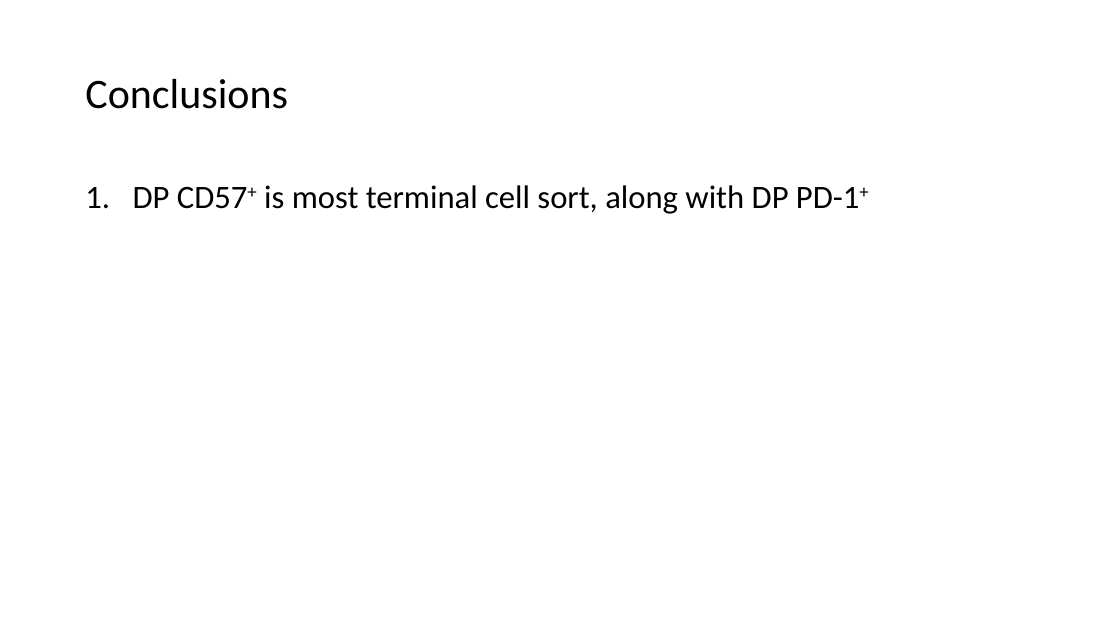
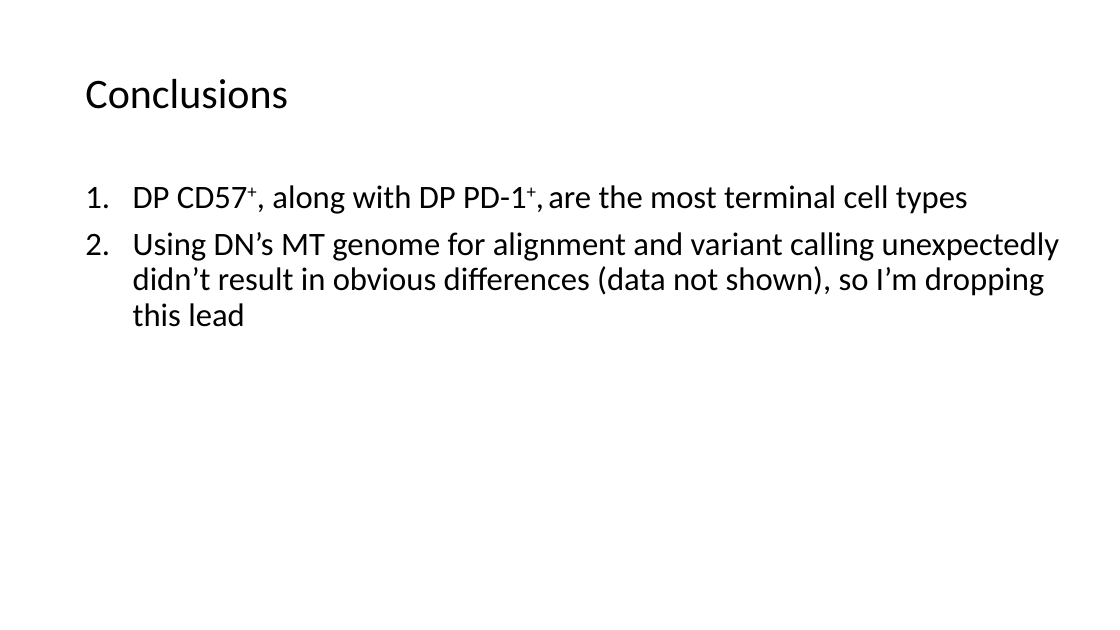
Before and after one commit to tybottorff/bottorffdocs, a slide deck: slide 8 of presentations/weekly_meetings/7_11_24.pptx. Drawn at 1120x630 pixels with LibreOffice and Linux fonts; fonts in the diff are those of the drawing. Boxes give left, top, right and bottom in pixels: in the first picture for what was removed or moved away, otherwise in the second. Text is boxed around its words. In the diff, an @@ line names an element or a change of style, - is before the commit and + after.

Commit message:
Update slides

```diff
--- a/presentations/weekly_meetings/7_11_24.pptx
+++ b/presentations/weekly_meetings/7_11_24.pptx
@@ text at <box>133,185,1059,327</box>: text changed @@
-1. DP CD57+ is most terminal cell sort, along with DP PD-1+
+1. DP CD57+, along with DP PD-1+, are the most terminal cell types
+2. Using DN’s MT genome for alignment and variant calling unexpectedly didn’t result in obvious differences (data not shown), so I’m dropping this lead
```
Also in this commit, not shown: 3 other slides changed.
